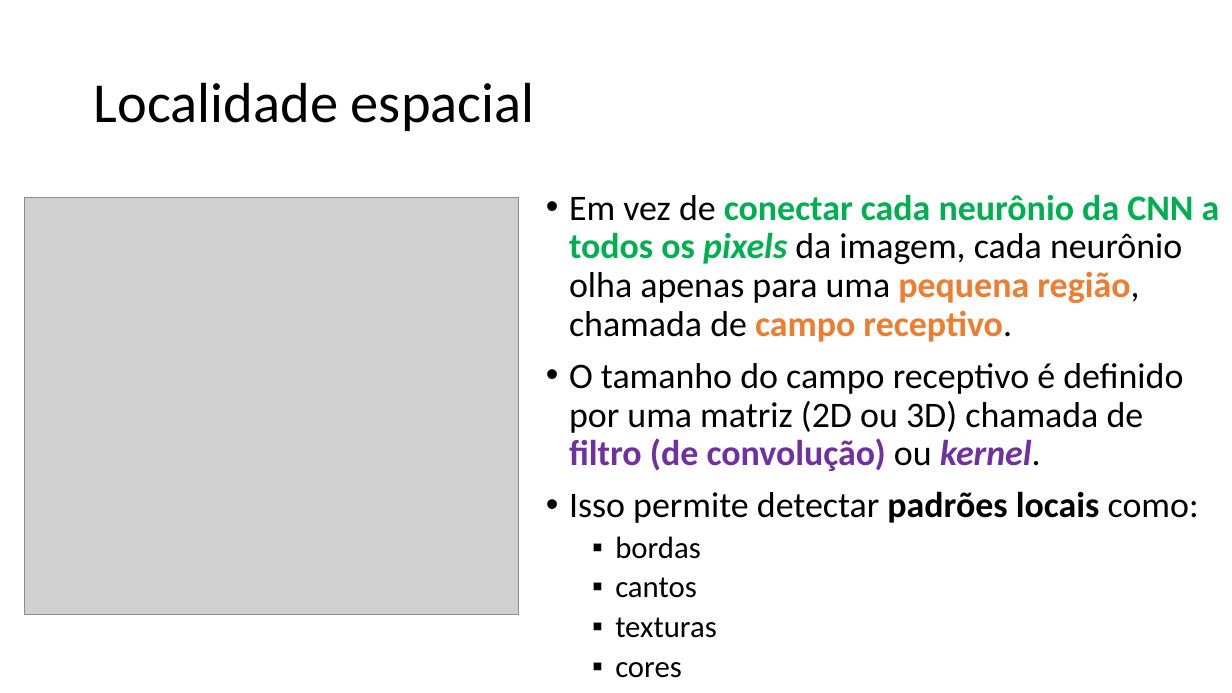
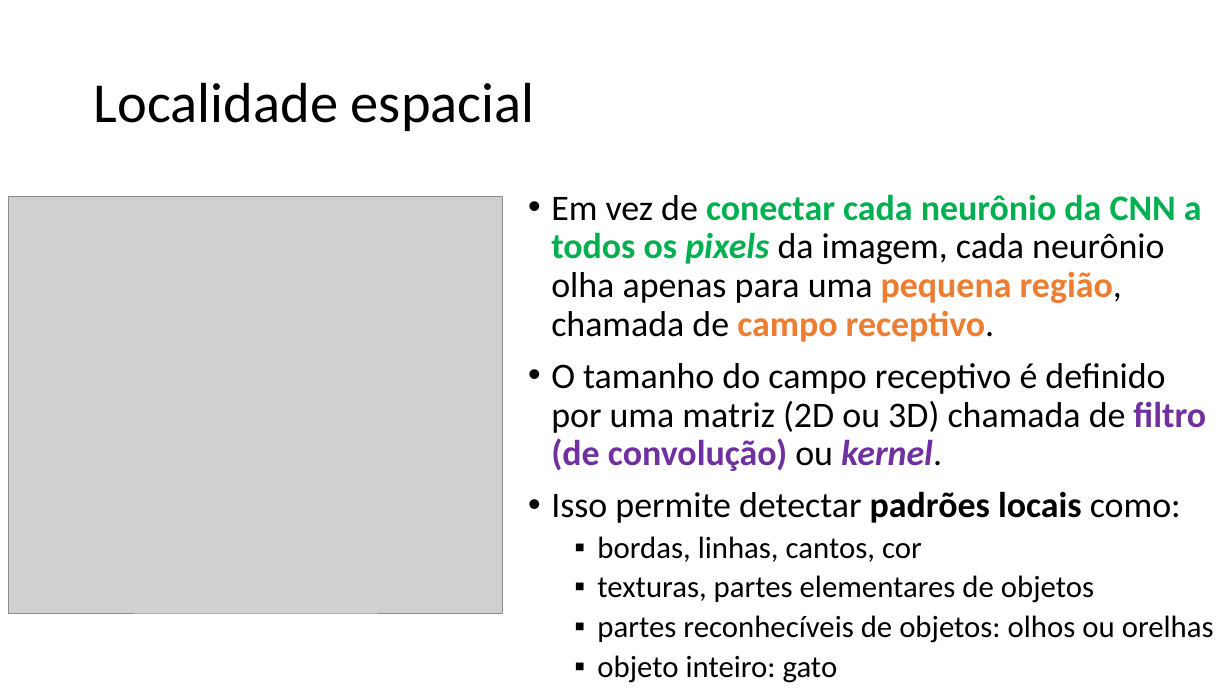
Before and after one commit to zz4fap/c24_inteligencia_artificial, a slide deck: slide 16 of slides/C24_CNN.pptx (slide 17 before the commit). Drawn at 1232x693 pixels with LibreOffice and Linux fonts; fonts in the diff are those of the drawing; grey boxes stand for pictures. Boxes give left, top, right and bottom in pixels: in the first picture for what was removed or moved away, otherwise in the second. Text is boxed around its words. In the diff, an @@ line names an element or a change of style, - is before the commit and + after.

```diff
--- a/slides/C24_CNN.pptx
+++ b/slides/C24_CNN.pptx
@@ picture: place and size @@
-picture at bbox=[24, 198, 518, 615]
+picture at bbox=[8, 196, 503, 613]
@@ text "Em vez de conectar cada ...": place and size @@
-text "Em vez de conectar cada ..." at bbox=[569, 194, 1220, 678]
+text "Em vez de conectar cada ..." at bbox=[551, 194, 1214, 683]
@@ text at bbox=[597, 536, 1214, 683]: text changed @@
-  ▪ bordas
-  ▪ cantos
-  ▪ texturas
-  ▪ cores
+  ▪ bordas, linhas, cantos, cor
+  ▪ texturas, partes elementares de objetos
+  ▪ partes reconhecíveis de objetos: olhos ou orelhas
+  ▪ objeto inteiro: gato
```
Also in this commit, not shown: 22 other slides changed, 1 slide removed.
